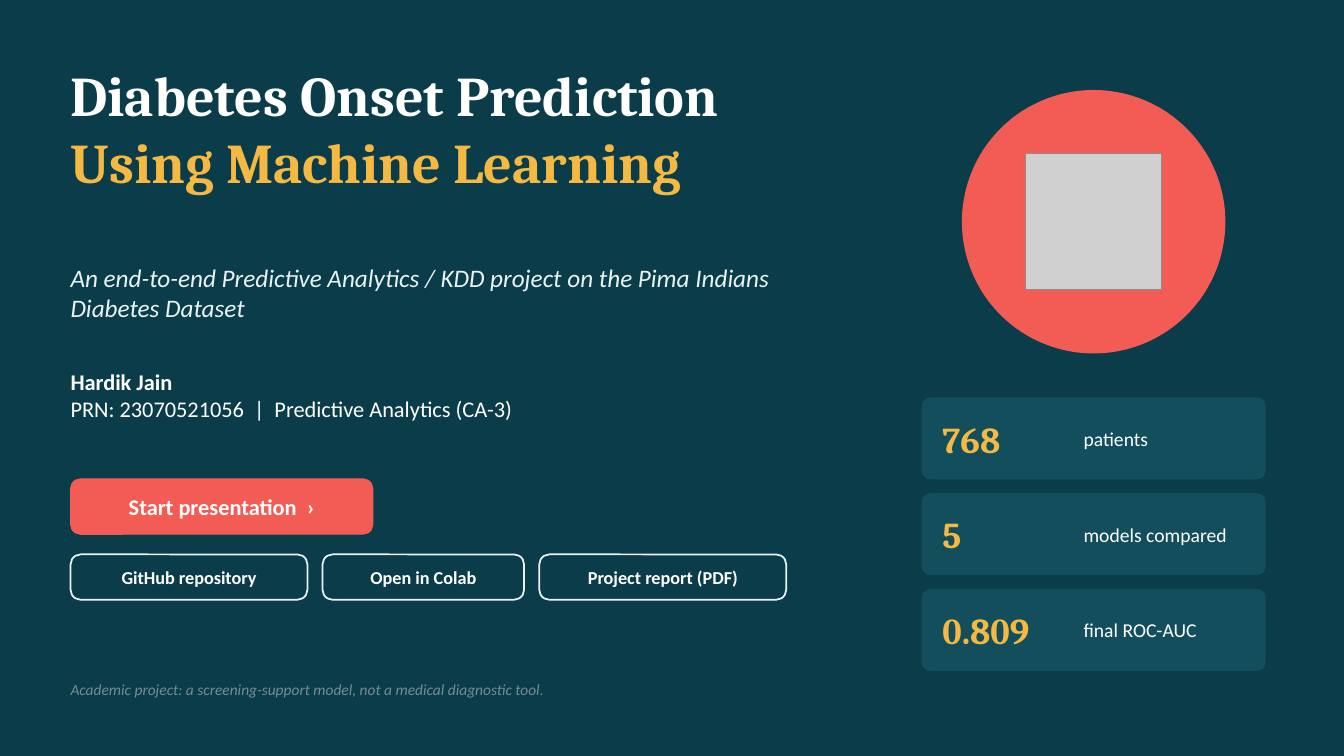
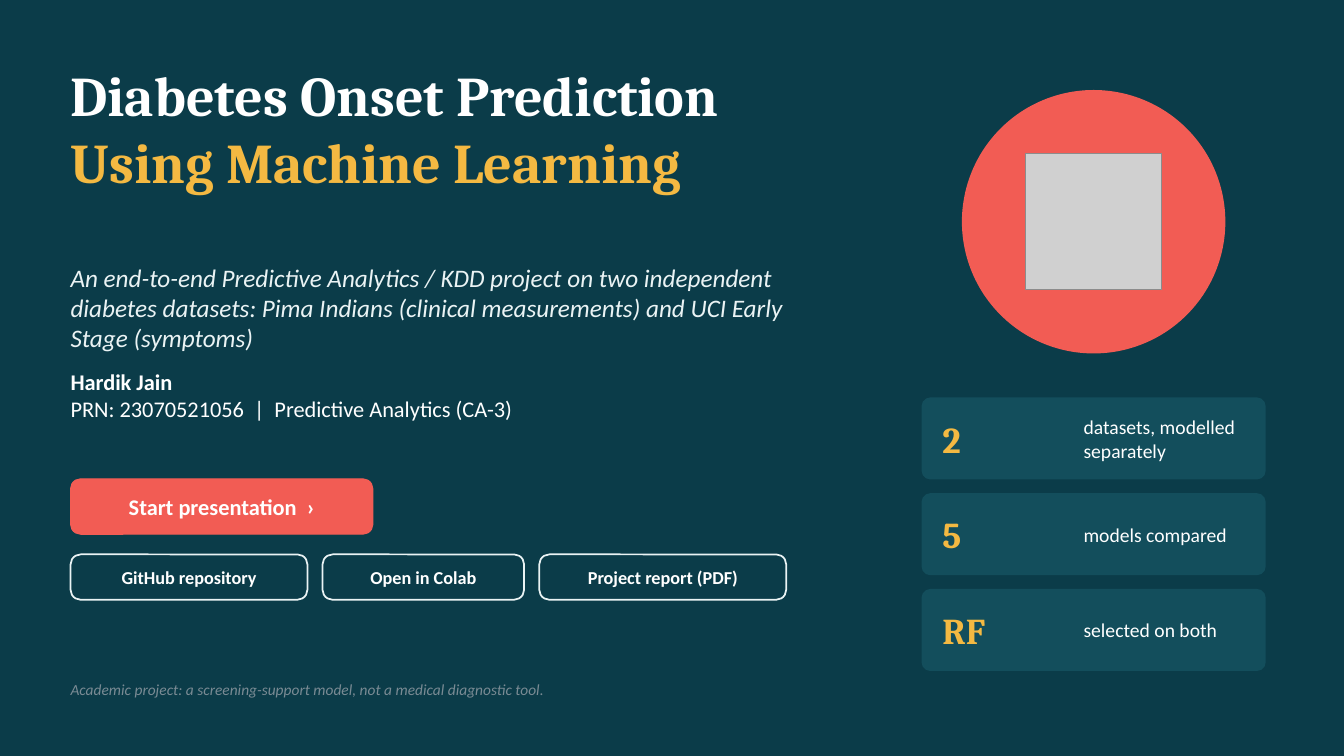
Before and after one commit to hardikjain2005/-Predictive-Analytics-CA-3-Diabetes-Onset-Prediction-Using-Machine-Learning, a slide deck: slide 1 of Diabetes_Onset_Prediction_Presentation .pptx. Drawn at 1344x756 pixels with LibreOffice and Linux fonts; fonts in the diff are those of the drawing; grey boxes stand for pictures. Boxes give left, top, right and bottom in pixels: in the first picture for what was removed or moved away, otherwise in the second. Text is boxed around its words. In the diff, an @@ line names an element or a change of style, - is before the commit and + after.

```diff
--- a/Diabetes_Onset_Prediction_Presentation .pptx
+++ b/Diabetes_Onset_Prediction_Presentation .pptx
@@ text at [71,269,782,352]: text changed @@
-An end-to-end Predictive Analytics / KDD project on the Pima Indians Diabetes Dataset
+An end-to-end Predictive Analytics / KDD project on two independent diabetes datasets: Pima Indians (clinical measurements) and UCI Early Stage (symptoms)
@@ text at [942,428,960,453]: text changed @@
-768
+2
@@ text at [1084,420,1235,461]: text changed @@
-patients
+datasets, modelled separately
@@ text at [942,619,985,644]: text changed @@
-0.809
+RF
@@ text at [1084,623,1216,637]: text changed @@
-final ROC-AUC
+selected on both
```
Also in this commit, not shown: 11 other slides changed, 2 slides added, 10 slides removed, 2 other files.
